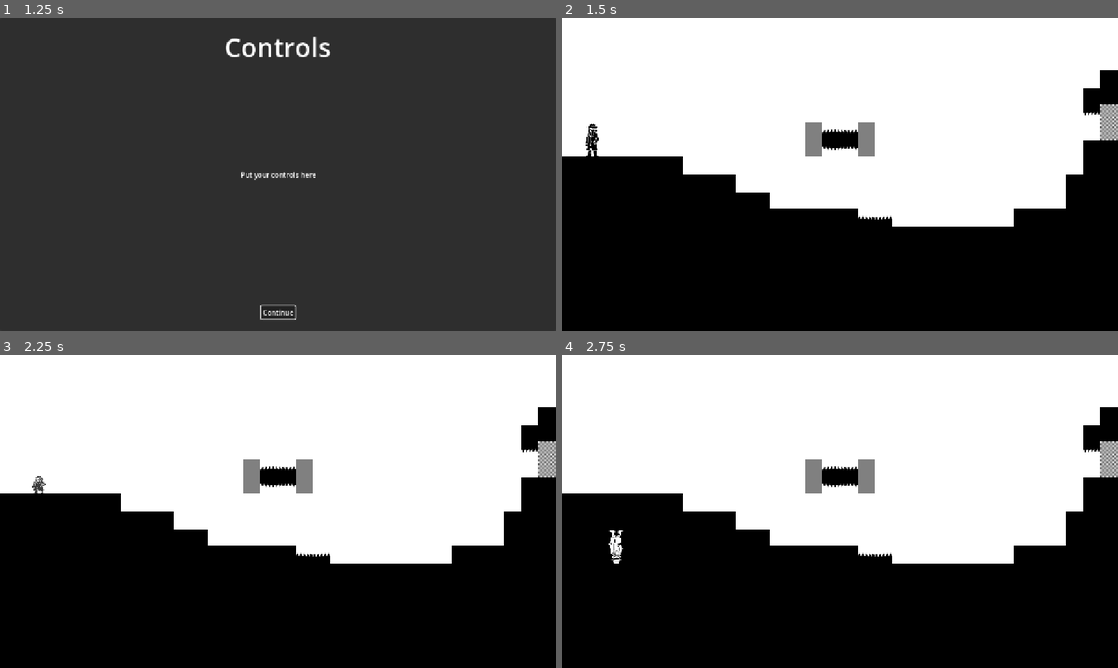
Above: before the commit, frames 1-4 (two rows, left to right).
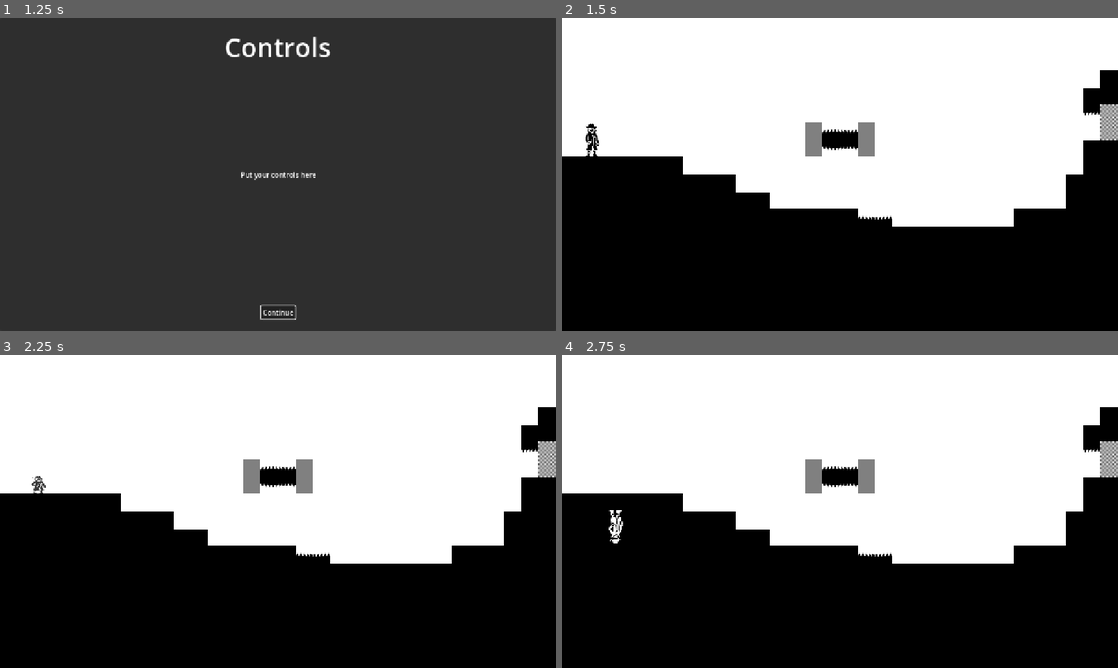
Above: after the commit, the same moments.

Repository: KIT-GameJam/FlipFlop
Game: Godot game, scene res://core/gamemanager.tscn
Two runs of this game, one before a commit and one after it. Both use one fixed random seed, a clock stepped at 60 frames per second and the inputs below.
Inputs (mouse positions are in pixels of both pictures, inside the frame that each line leads up to):
- Up to frame 1 (1.25 s): click "Start" at 0.5 s
- Up to frame 2 (1.5 s): click "Continue" at 1.25 s
- Up to frame 3 (2.25 s): tap Enter at 2 s; move the mouse to (305, 511) at 2.02 s; hold D (move_right) from 2.03 s (still down); tap E (flip) at 2.1 s
- Up to frame 4 (2.75 s): keep holding D (move_right); tap W (jump) at 2.27 s

Frame 1 is identical in both runs. In frame 2, 0.1% of the frame differs, in the area x 4-7%, y 33-45%; in frame 3, less than 0.1%; in frame 4, 0.3%, in the area x 8-11%, y 49-67%.

Commit message:
update player sprite and jump velocity

Diff:
--- a/entities/player.gd
+++ b/entities/player.gd
@@ -8,7 +8,7 @@
 @onready var in_flipping_animation: bool = false
 
 const SPEED: float = 300.0
-const JUMP_VELOCITY: float = -400.0
+const JUMP_VELOCITY: float = -300.0
 const COYOTE_TIME: float = 0.15
 
 var coyote_timer: float = 0.0
Binary file changed: assets/entities/Player.png
